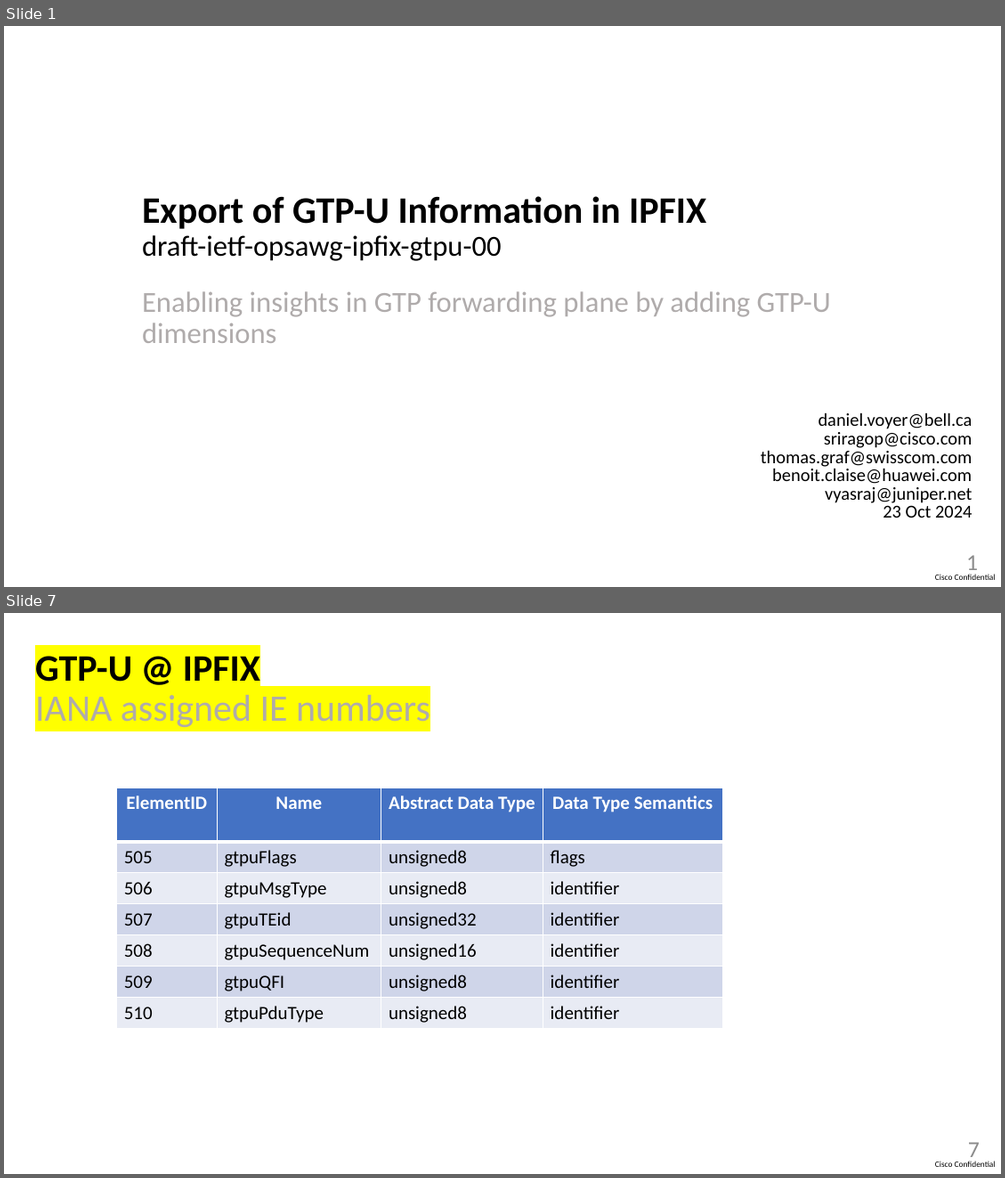
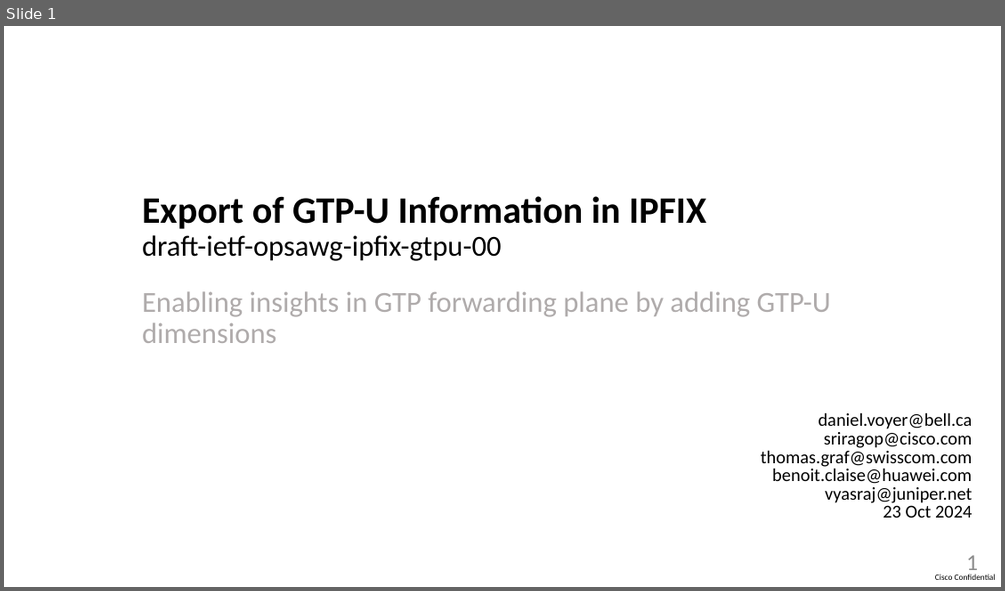
Before and after one commit to sriragop/draft-voyersriram-opsawg-ipfix-gtpu, a slide deck: draft-ietf-opsawg-ipfix-gtpu-00.pptx. Shown one above the other, each under a label of ours: slides 1 and 7 before the commit, slide 1 after it; the slides between them are not shown. The pictures are 1005x1178 and 1005x591 pixels, drawn with LibreOffice and Linux fonts; fonts in the diff are those of the drawing. Boxes give left, top, right and bottom in pixels: in the first picture for what was removed or moved away, otherwise in the second. Text is boxed around its words. In the diff, an @@ line names an element or a change of style, - is before the commit and + after.

```diff
--- a/draft-ietf-opsawg-ipfix-gtpu-00.pptx
+++ b/draft-ietf-opsawg-ipfix-gtpu-00.pptx
@@ slide 7 removed at [4,613,1001,1174], background #FFFFFF; not listed: 1 template element that a slide beside it also shows @@
@@ title removed at [35,656,430,727] @@
-GTP-U @ IPFIX
-IANA assigned IE numbers
@@ table removed at [116,788,722,1029], 7 rows, 4 columns @@
-ElementID | Name | Abstract Data Type | Data Type Semantics
-505 | gtpuFlags | unsigned8 | flags
-506 | gtpuMsgType | unsigned8 | identifier
-507 | gtpuTEid | unsigned32 | identifier
-508 | gtpuSequenceNum | unsigned16 | identifier
-509 | gtpuQFI | unsigned8 | identifier
-510 | gtpuPduType | unsigned8 | identifier
@@ page number removed at [968,1142,979,1162] @@
-7
```
Also in this commit, not shown: 4 slides changed, 2 other slides removed, 1 other file.
